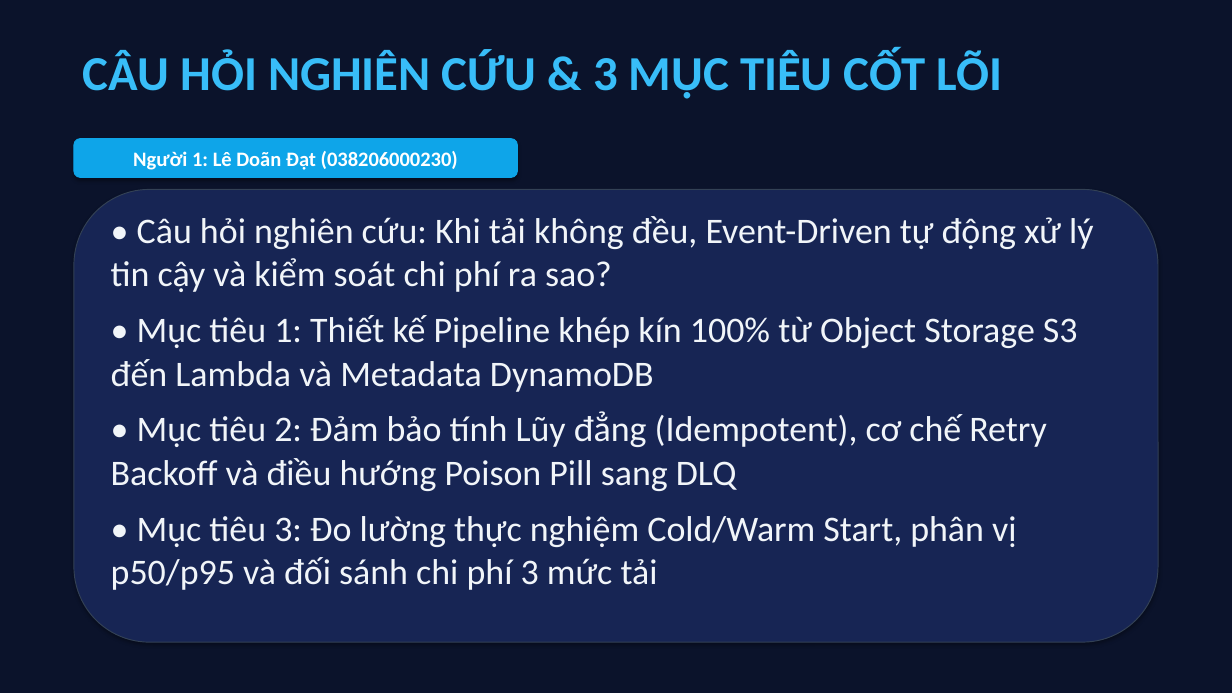
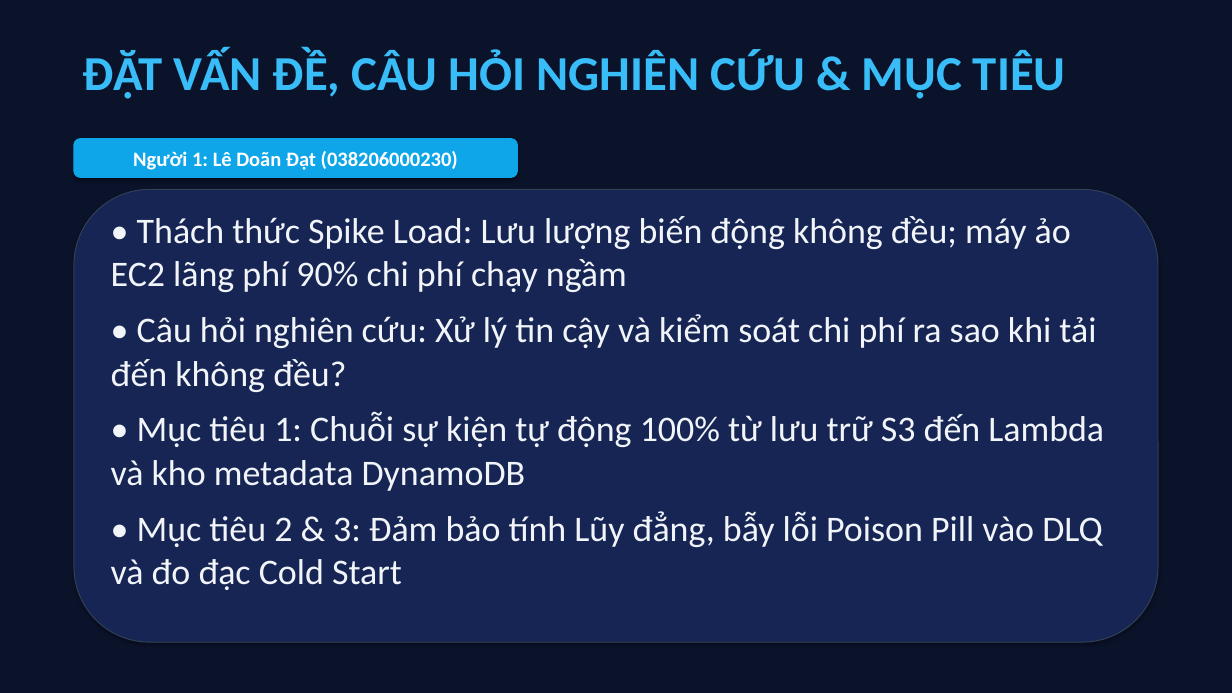
Before and after one commit to datdanghoccode/DTDM_XuLyAnh_Serverless, a slide deck: slide 3 of docs/DTDM_ThuyetTrinh_DeTai9.pptx (slide 4 before the commit). Drawn at 1232x693 pixels with LibreOffice and Linux fonts; fonts in the diff are those of the drawing. Boxes give left, top, right and bottom in pixels: in the first picture for what was removed or moved away, otherwise in the second. Text is boxed around its words. In the diff, an @@ line names an element or a change of style, - is before the commit and + after.

```diff
--- a/docs/DTDM_ThuyetTrinh_DeTai9.pptx
+++ b/docs/DTDM_ThuyetTrinh_DeTai9.pptx
@@ text at (83, 50, 1066, 99): text changed @@
-CÂU HỎI NGHIÊN CỨU & 3 MỤC TIÊU CỐT LÕI
+ĐẶT VẤN ĐỀ, CÂU HỎI NGHIÊN CỨU & MỤC TIÊU
@@ text at (111, 216, 1104, 590): text changed @@
-• Câu hỏi nghiên cứu: Khi tải không đều, Event-Driven tự động xử lý tin cậy và kiểm soát chi phí ra sao?
-• Mục tiêu 1: Thiết kế Pipeline khép kín 100% từ Object Storage S3 đến Lambda và Metadata DynamoDB
-• Mục tiêu 2: Đảm bảo tính Lũy đẳng (Idempotent), cơ chế Retry Backoff và điều hướng Poison Pill sang DLQ
-• Mục tiêu 3: Đo lường thực nghiệm Cold/Warm Start, phân vị p50/p95 và đối sánh chi phí 3 mức tải
+• Thách thức Spike Load: Lưu lượng biến động không đều; máy ảo EC2 lãng phí 90% chi phí chạy ngầm
+• Câu hỏi nghiên cứu: Xử lý tin cậy và kiểm soát chi phí ra sao khi tải đến không đều?
+• Mục tiêu 1: Chuỗi sự kiện tự động 100% từ lưu trữ S3 đến Lambda và kho metadata DynamoDB
+• Mục tiêu 2 & 3: Đảm bảo tính Lũy đẳng, bẫy lỗi Poison Pill vào DLQ và đo đạc Cold Start
```
Also in this commit, not shown: 11 other slides changed, 1 slide added, 12 slides removed.
